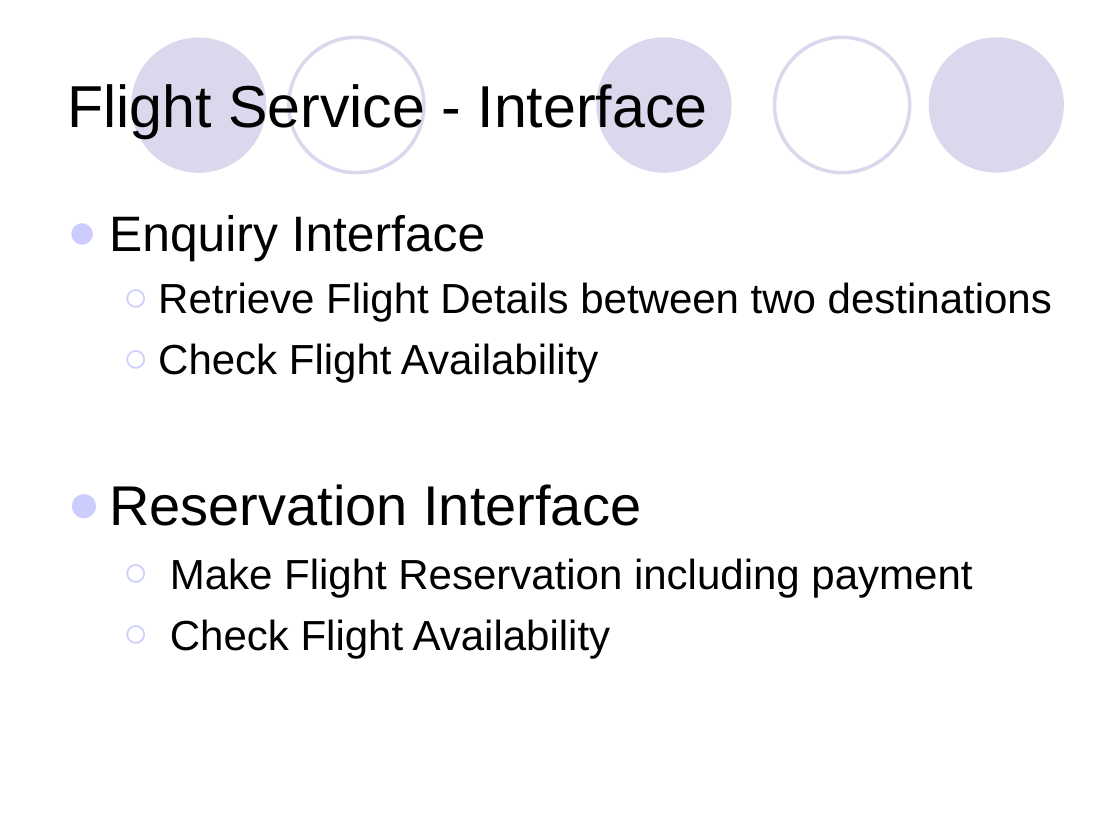
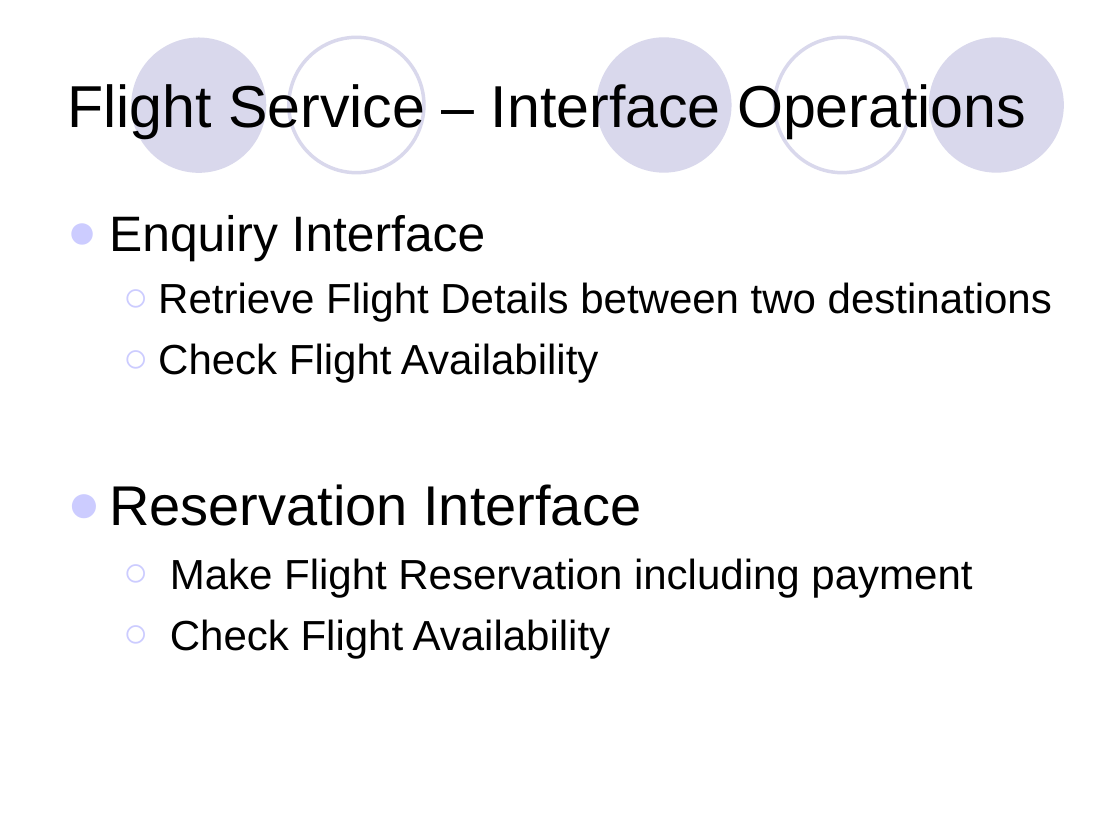
Before and after one commit to gulelat/iss-nus-enterprisenetca, a slide deck: slide 6 of Final Delivery/Presentation.ppt. Drawn at 1120x840 pixels with LibreOffice and Linux fonts; fonts in the diff are those of the drawing. Boxes give left, top, right and bottom in pixels: in the first picture for what was removed or moved away, otherwise in the second. Text is boxed around its words. In the diff, an @@ line names an element or a change of style, - is before the commit and + after.

```diff
--- a/Final Delivery/Presentation.ppt
+++ b/Final Delivery/Presentation.ppt
@@ title at box(67, 84, 1026, 138): text changed @@
-Flight Service - Interface
+Flight Service – Interface Operations
```
Also in this commit, not shown: 2 other slides changed, 1 slide added.
